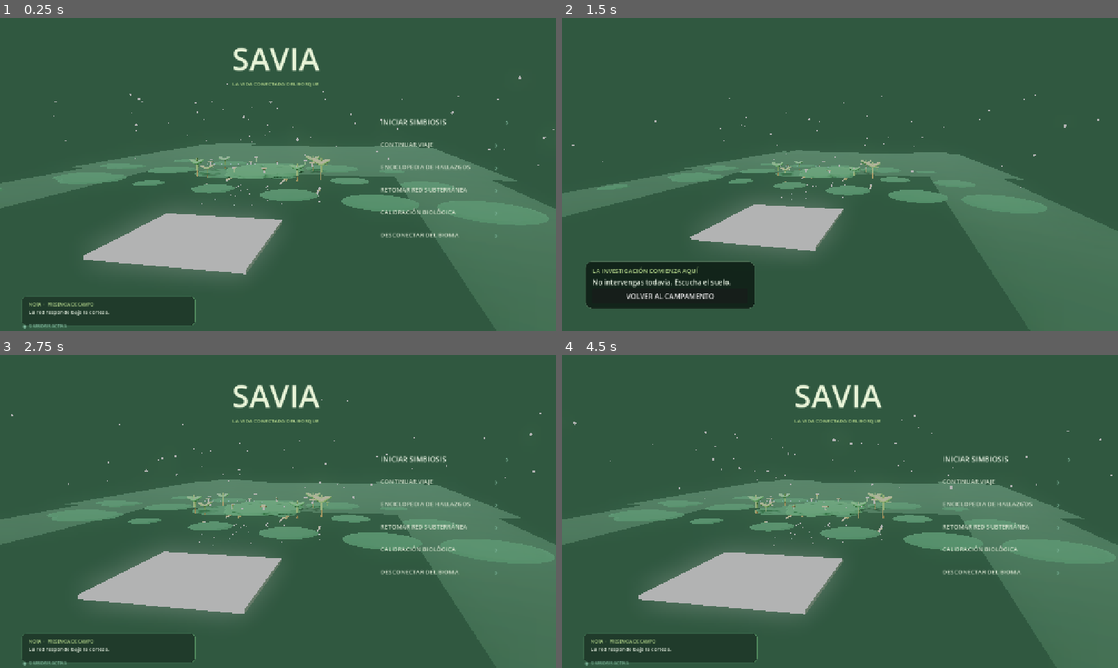
Above: before the commit, frames 1-4 (two rows, left to right).
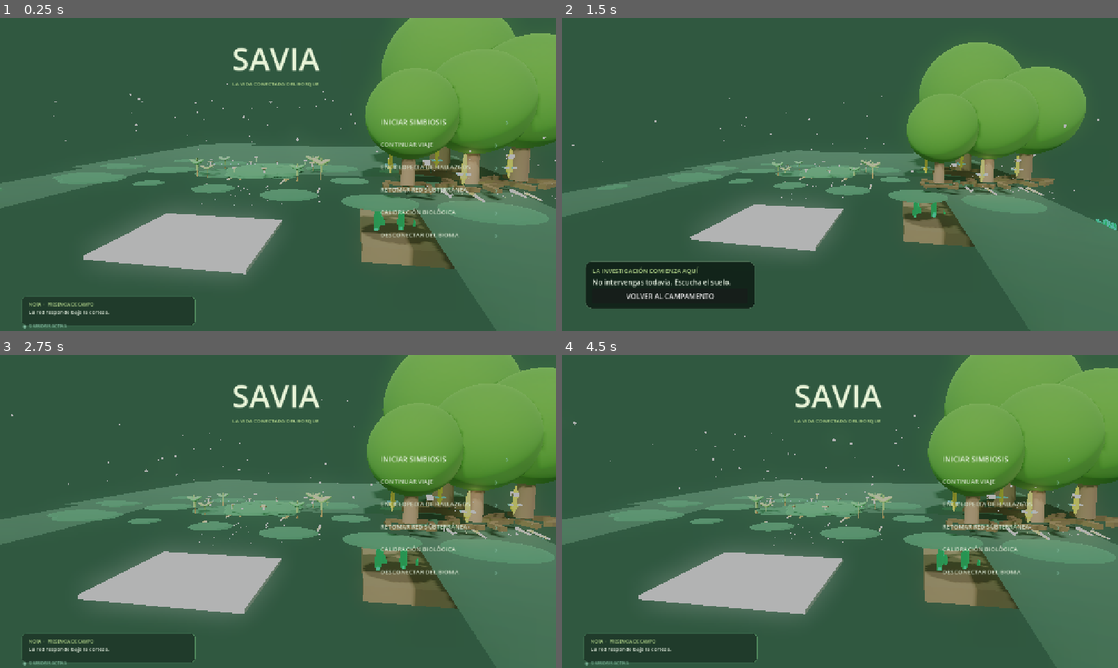
Above: after the commit, the same moments.

Repository: intamar94/Savia
Game: Godot game, scene res://main.tscn
Two runs of this game, one before a commit and one after it. Both use one fixed random seed, a clock stepped at 60 frames per second and the inputs below.
Inputs:
- Up to frame 1 (0.25 s): no input
- Up to frame 2 (1.5 s): click "INICIAR SIMBIOSIS" at 0.5 s
- Up to frame 3 (2.75 s): click "VOLVER AL CAMPAMENTO" at 2 s
- Up to frame 4 (4.5 s): click "INICIAR SIMBIOSIS" at 2.75 s; click "VOLVER AL CAMPAMENTO" at 4.25 s

The runs differ from the first frame. In frame 1, 19% of the frame differs, in the area x 30-100%, y 0-81%; in frame 2, 13%; in frame 3, 19%; in frame 4, 19%, in the area x 25-100%, y 0-82%.
Error before the commit: Parse Error: Cannot find member "ALPHA_SCISSOR_OPAQUE" in base "BaseMaterial3D". (res://scripts/ecological_elements.gd:166)
Error after the commit: Invalid assignment of property or key 'mouse_filter' with value of type 'int' on a base object of type 'Nil'. (res://scripts/main.gd:1363)

Commit message:
Fix Godot 4.7 wing transparency API

Diff:
--- a/scripts/ecological_elements.gd
+++ b/scripts/ecological_elements.gd
@@ -163,7 +163,8 @@
 	var wing_material = StandardMaterial3D.new()
 	wing_material.albedo_color = Color("#87ceeb")
 	wing_material.transparency = BaseMaterial3D.TRANSPARENCY_ALPHA
-	wing_material.alpha_scissor = BaseMaterial3D.ALPHA_SCISSOR_OPAQUE
+	# Godot 4.7 ya no expone ALPHA_SCISSOR_OPAQUE en BaseMaterial3D.
+	# La transparencia alfa del material es suficiente para estas alas.
 
 	for side in [-1, 1]:
 		var wing = MeshInstance3D.new()
